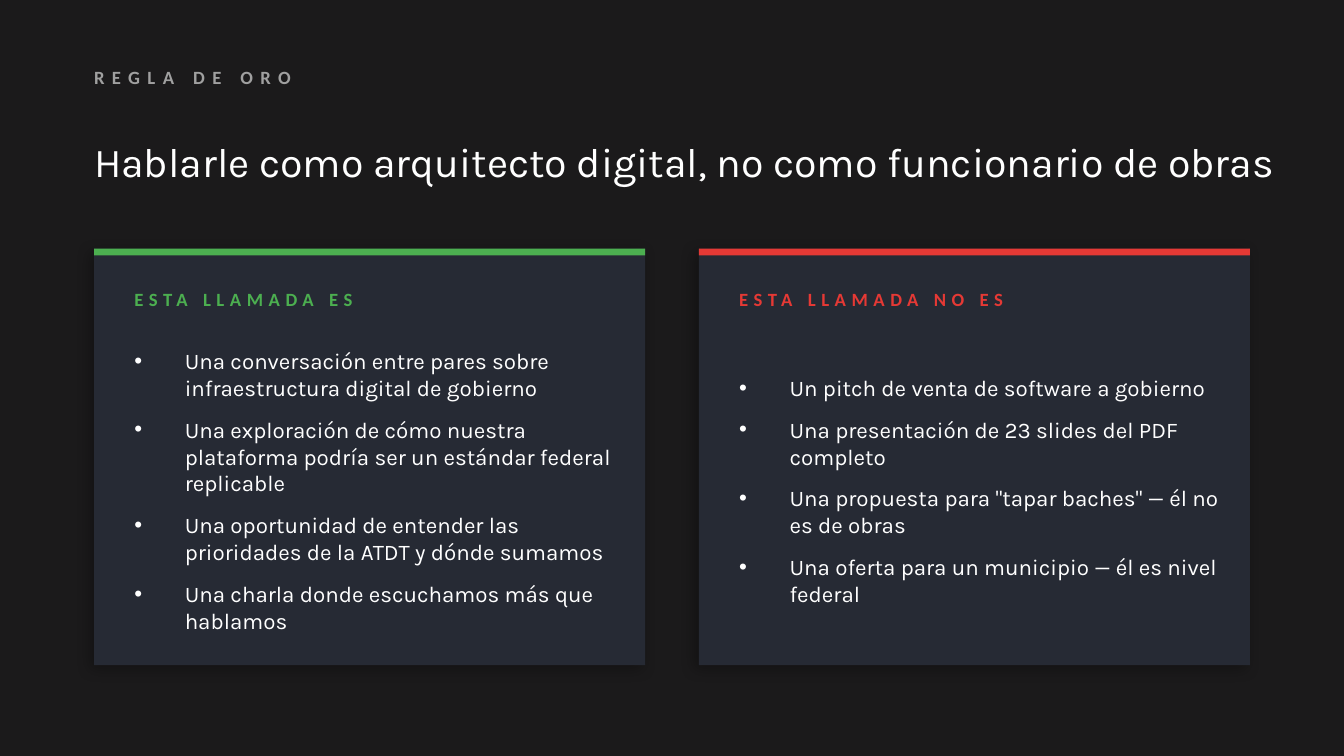
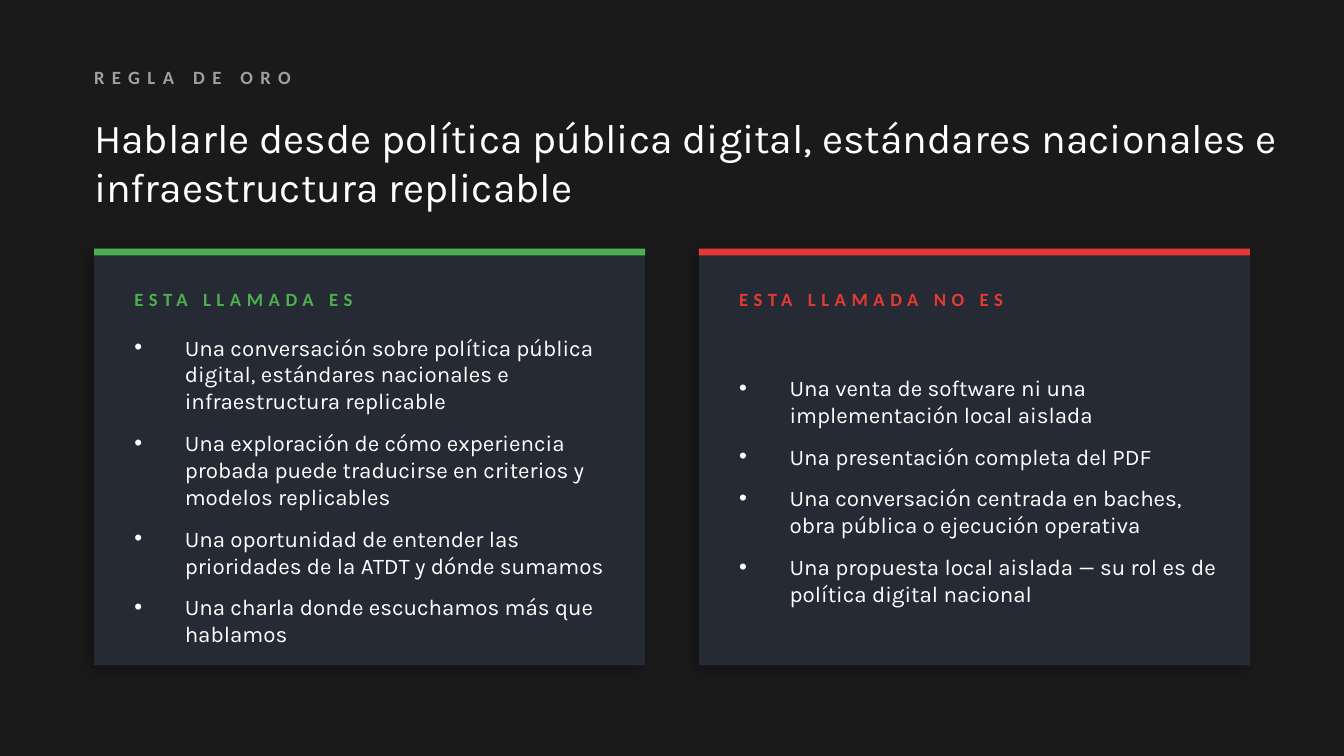
Before and after one commit to jcariasm/abar-vault, a slide deck: slide 3 of leads/juan-carlos-bautista-jacobo/call-prep-bautista-jacobo-atdt.pptx. Drawn at 1344x756 pixels with LibreOffice and Linux fonts; fonts in the diff are those of the drawing. Boxes give left, top, right and bottom in pixels: in the first picture for what was removed or moved away, otherwise in the second. Text is boxed around its words. In the diff, an @@ line names an element or a change of style, - is before the commit and + after.

```diff
--- a/leads/juan-carlos-bautista-jacobo/call-prep-bautista-jacobo-atdt.pptx
+++ b/leads/juan-carlos-bautista-jacobo/call-prep-bautista-jacobo-atdt.pptx
@@ text at (x1=94, y1=121, x2=1277, y2=212): text changed @@
-Hablarle como arquitecto digital, no como funcionario de obras
+Hablarle desde política pública digital, estándares nacionales e infraestructura replicable
@@ text at (x1=185, y1=339, x2=593, y2=511): text changed @@
-• Una conversación entre pares sobre infraestructura digital de gobierno
-• Una exploración de cómo nuestra plataforma podría ser un estándar federal replicable
+• Una conversación sobre política pública digital, estándares nacionales e infraestructura replicable
+• Una exploración de cómo experiencia probada puede traducirse en criterios y modelos replicables
@@ text at (x1=790, y1=380, x2=1216, y2=608): text changed @@
-• Un pitch de venta de software a gobierno
-• Una presentación de 23 slides del PDF completo
-• Una propuesta para "tapar baches" — él no es de obras
-• Una oferta para un municipio — él es nivel federal
+• Una venta de software ni una implementación local aislada
+• Una presentación completa del PDF
+• Una conversación centrada en baches, obra pública o ejecución operativa
+• Una propuesta local aislada — su rol es de política digital nacional
```
Also in this commit, not shown: 6 other slides changed, 4 other files.
